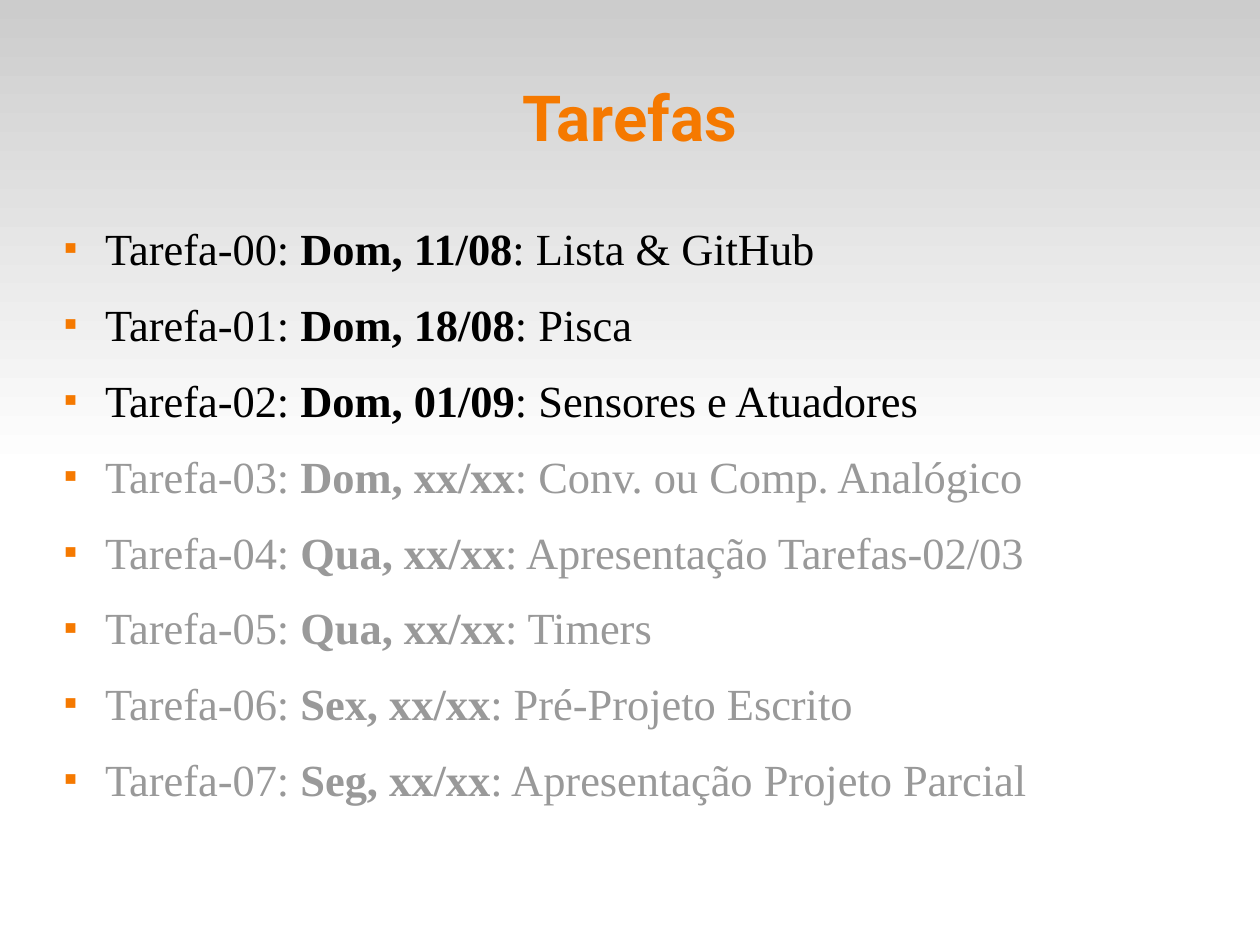
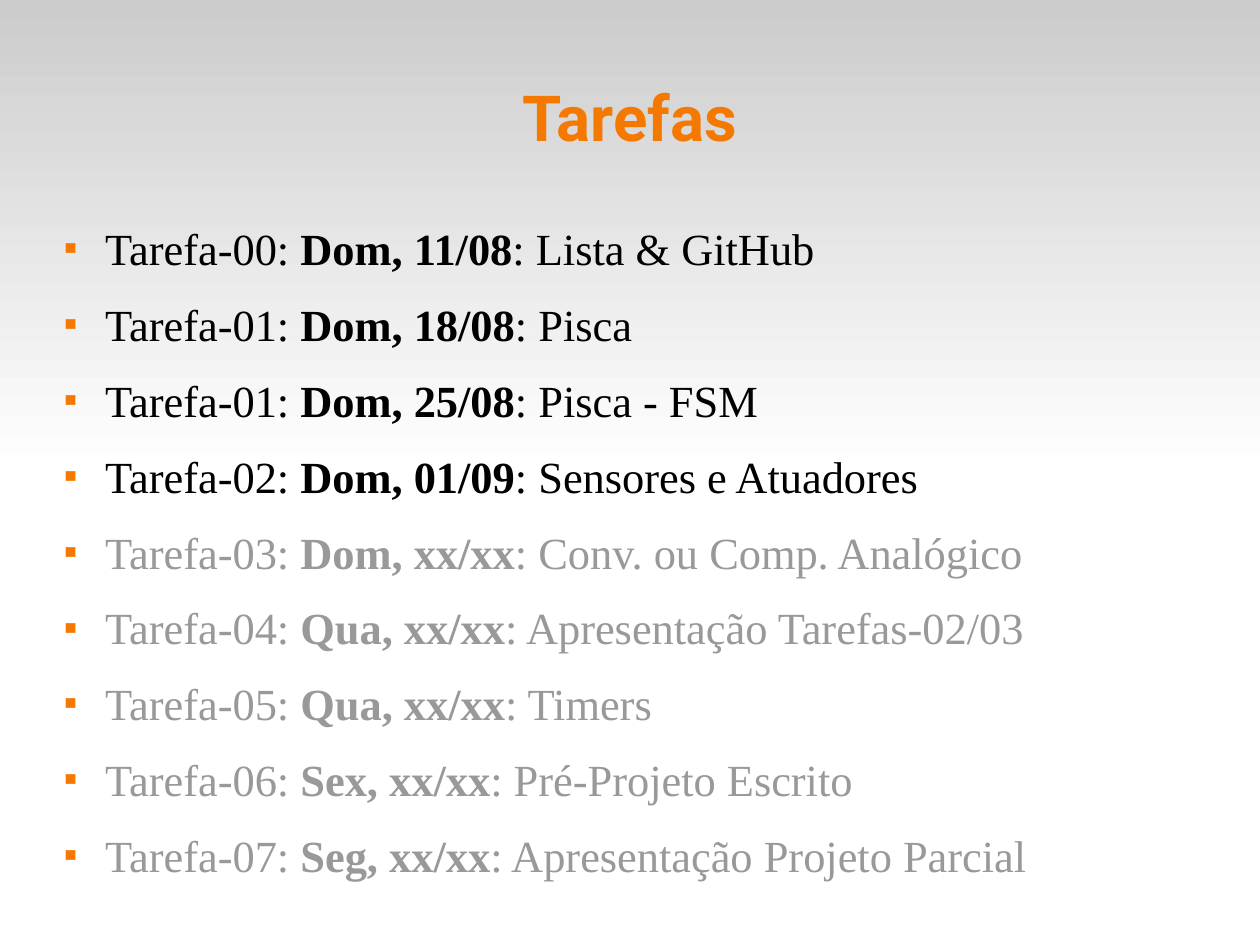
Before and after one commit to fsantanna-uerj/SE, a slide deck: slide 16 of Slides/se-00-intro.odp (slide 14 before the commit). Drawn at 1260x945 pixels with LibreOffice and Linux fonts; fonts in the diff are those of the drawing. Boxes give left, top, right and bottom in pixels: in the first picture for what was removed or moved away, otherwise in the second. Text is boxed around its words. In the diff, an @@ line names an element or a change of style, - is before the commit and + after.

```diff
--- a/Slides/se-00-intro.odp
+++ b/Slides/se-00-intro.odp
@@ text at (x1=105, y1=385, x2=758, y2=424): paragraph added @@
+■ Tarefa-01: Dom, 25/08: Pisca - FSM
```
Also in this commit, not shown: 2 other slides changed, 2 slides added, 8 other files.
